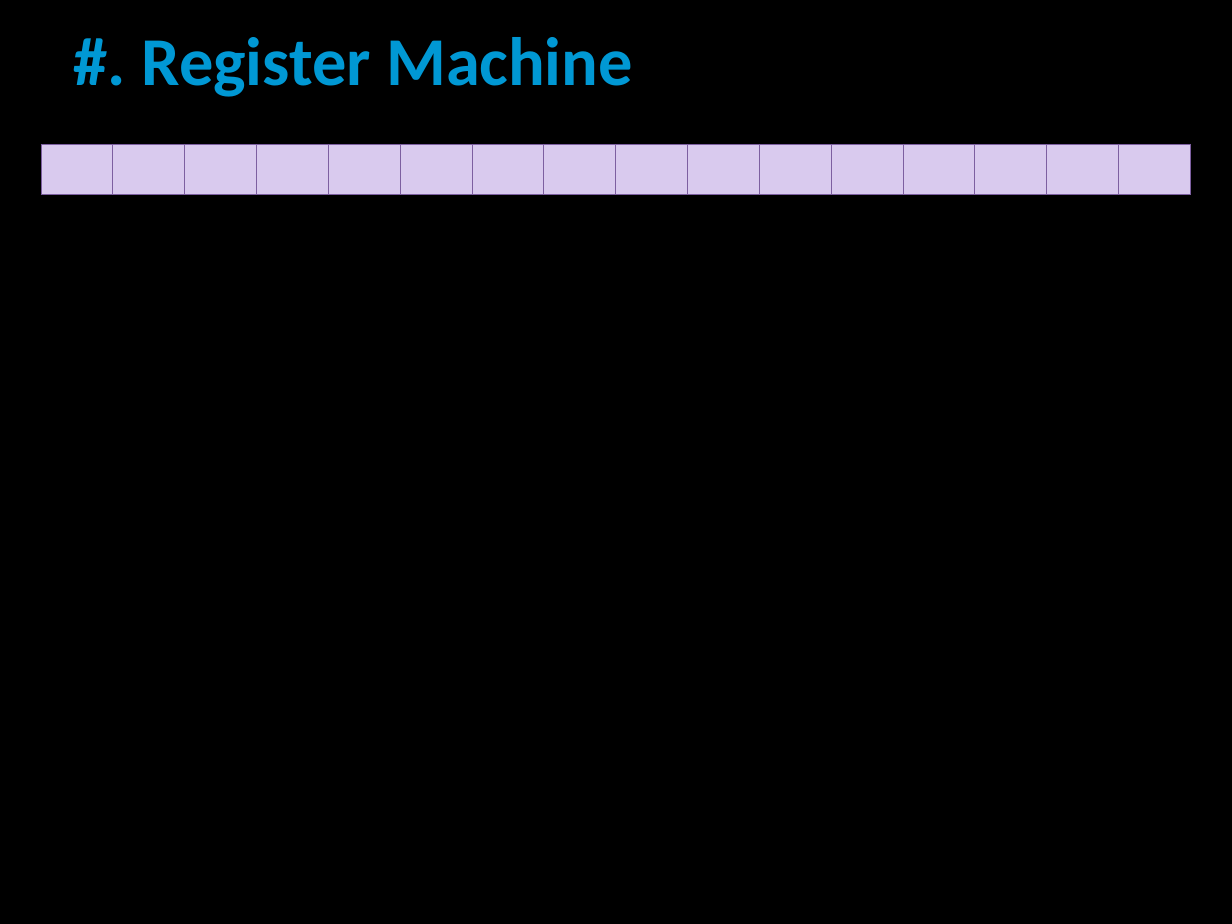
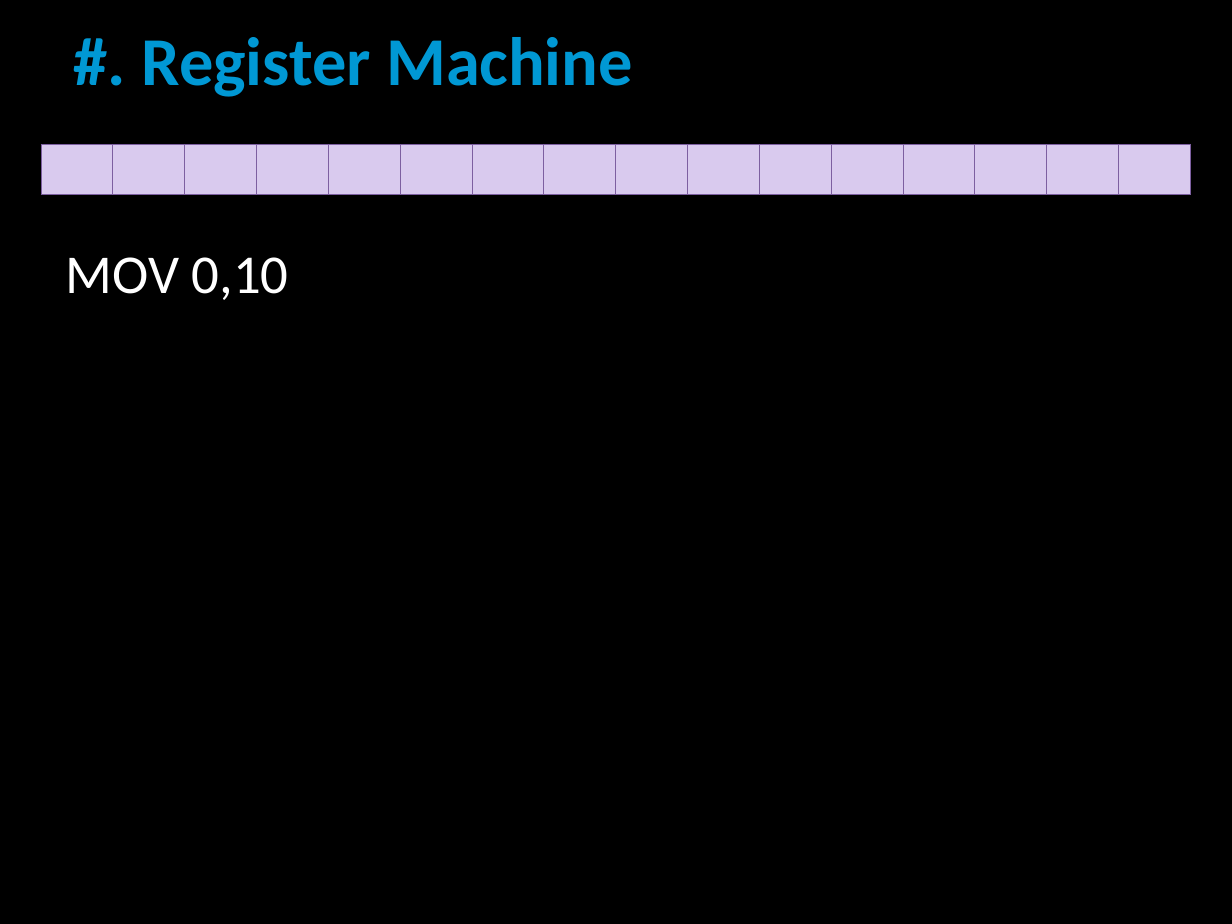
Before and after one commit to liamcarter111/Lectures, a slide deck: slide 11 of Imperial_College_29-01-2020/Presentation.pptx (slide 10 before the commit). Drawn at 1232x924 pixels with LibreOffice and Linux fonts; fonts in the diff are those of the drawing. Boxes give left, top, right and bottom in pixels: in the first picture for what was removed or moved away, otherwise in the second. Text is boxed around its words. In the diff, an @@ line names an element or a change of style, - is before the commit and + after.

```diff
--- a/Imperial_College_29-01-2020/Presentation.pptx
+++ b/Imperial_College_29-01-2020/Presentation.pptx
@@ text added at [66, 257, 289, 300], 32 pt, text #FFFFFF @@
+MOV 0,10
```
Also in this commit, not shown: 1 other slide changed, 2 slides added.
